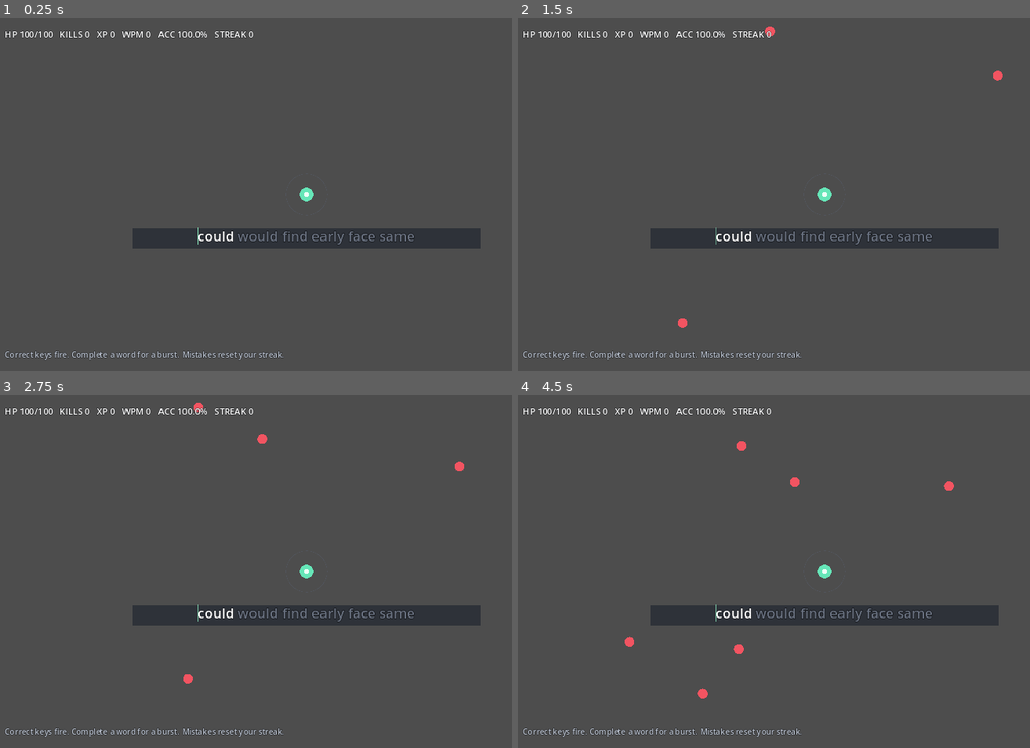
Above: before the commit, frames 1-4 (two rows, left to right).
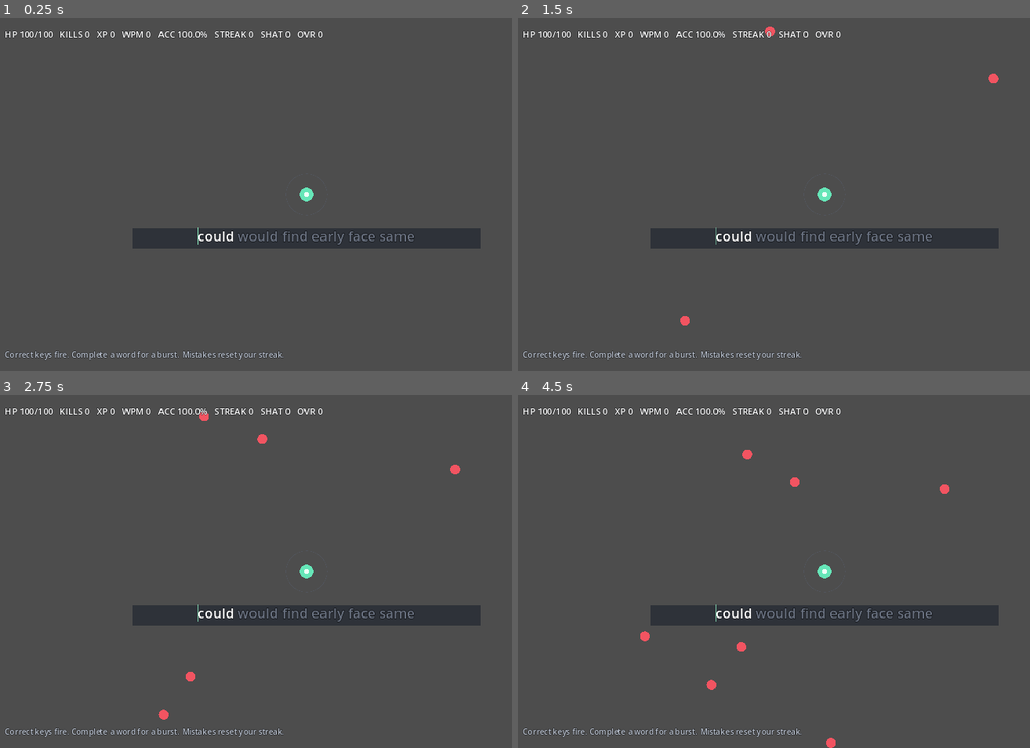
Above: after the commit, the same moments.

Repository: jlcuenca00/typing-roguelite
Game: Godot game, scene res://scenes/Main.tscn
The game is run twice, just before and just after one commit, with the same random seed, the same clock (stepped at 60 frames per second) and the same inputs.
Inputs:
- Up to frame 1 (0.25 s): no input
- Up to frame 2 (1.5 s): tap Enter at 0.5 s
- Up to frame 3 (2.75 s): no input
- Up to frame 4 (4.5 s): no input

The runs differ from the first frame. In frame 1, 0.1% of the frame differs, in the area x 50-63%, y 3-6%; in frame 2, 0.2%; in frame 3, 0.3%; in frame 4, 0.5%, in the area x 20-86%, y 3-100%.

Commit message:
balance: expose and stress-test elemental reactions

Diff:
--- a/game/scripts/main.gd
+++ b/game/scripts/main.gd
@@ -21,9 +21,14 @@
 var particles: Array[Dictionary] = []
 var damage_numbers: Array[Dictionary] = []
 var pending_reactions: Array[Dictionary] = []
+var reaction_waves: Array[Dictionary] = []
+var reaction_counts := {
+	"shatter": 0,
+	"overload": 0
+}
 
 var spawn_timer := 0.0
-var spawn_interval := 0.72
+var spawn_interval := 0.60
 var elapsed := 0.0
 var error_flash := 0.0
 var key_pulse := 0.0
@@ -78,11 +83,12 @@
 	if spawn_timer <= 0.0:
 		_spawn_enemy()
 		spawn_timer = spawn_interval
-		spawn_interval = maxf(0.28, 0.72 - elapsed * 0.003)
+		spawn_interval = maxf(0.22, 0.60 - elapsed * 0.003)
 
 	_update_enemies(delta)
 	_update_bullets(delta)
 	_process_pending_reactions()
+	_update_reaction_waves(delta)
 	_update_particles(delta)
 	_update_damage_numbers(delta)
 	_update_stats()
@@ -204,7 +210,9 @@
 	var angle := rng.randf_range(0.0, TAU)
 	var position := center + Vector2.RIGHT.rotated(angle) * SPAWN_RADIUS
 	var speed := rng.randf_range(34.0, 58.0) + minf(elapsed * 0.22, 28.0)
-	var hp_value := 24.0 + minf(elapsed * 0.12, 16.0)
+	# Higher health deliberately gives statuses time to stick and reactions time
+	# to happen. We are testing combo readability, not final balance yet.
+	var hp_value := 68.0 + minf(elapsed * 0.20, 30.0)
 
 	enemies.append({
 		"position": position,
@@ -432,8 +440,16 @@
 			Color.WHITE
 		)
 
-		_spawn_impact_particles(center, reaction_color, 16)
+		_spawn_impact_particles(center, reaction_color, 20)
 		_spawn_combat_text(center + Vector2(0.0, -22.0), String(reaction.get("name", "REACTION")), reaction_color)
+		_spawn_reaction_wave(center, radius, reaction_color)
+
+		var reaction_id := String(reaction.get("id", ""))
+		if reaction_counts.has(reaction_id):
+			reaction_counts[reaction_id] = int(reaction_counts[reaction_id]) + 1
+
+		shake_time = maxf(shake_time, 0.11)
+		shake_strength = maxf(shake_strength, 3.0)
 
 		for i in range(enemies.size() - 1, -1, -1):
 			var enemy_pos: Vector2 = enemies[i]["position"]
@@ -451,6 +467,27 @@
 				_kill_enemy(i, enemy_pos)
 			else:
 				enemies[i] = enemy
+
+
+func _spawn_reaction_wave(center: Vector2, radius: float, color: Color) -> void:
+	reaction_waves.append({
+		"center": center,
+		"radius": radius,
+		"life": 0.34,
+		"max_life": 0.34,
+		"color": color
+	})
+
+
+func _update_reaction_waves(delta: float) -> void:
+	for i in range(reaction_waves.size() - 1, -1, -1):
+		var wave := reaction_waves[i]
+		wave["life"] = float(wave["life"]) - delta
+
+		if float(wave["life"]) <= 0.0:
+			reaction_waves.remove_at(i)
+		else:
+			reaction_waves[i] = wave
 
 
 func _kill_enemy(index: int, position: Vector2) -> void:
@@ -625,14 +662,16 @@
 	if total_attempts > 0:
 		accuracy = (float(correct_keys) / float(total_attempts)) * 100.0
 
-	stats_label.text = "HP %d/%d   KILLS %d   XP %d   WPM %d   ACC %.1f%%   STREAK %d" % [
+	stats_label.text = "HP %d/%d   KILLS %d   XP %d   WPM %d   ACC %.1f%%   STREAK %d   SHAT %d   OVR %d" % [
 		int(hp),
 		int(MAX_HP),
 		kills,
 		xp,
 		wpm,
 		accuracy,
-		streak
+		streak,
+		int(reaction_counts["shatter"]),
+		int(reaction_counts["overload"])
 	]
 
 
@@ -661,12 +700,29 @@
 			enemy_color = enemy_color.lerp(Color.WHITE, 0.72)
 		draw_circle(pos, ENEMY_RADIUS, enemy_color)
 
+		# Multiple statuses can coexist. Separate rings keep both readable even
+		# when one status owns the enemy fill color.
+		var statuses: Dictionary = enemy.get("statuses", {})
+		if statuses.has("freeze"):
+			draw_arc(pos, ENEMY_RADIUS + 3.0, 0.0, TAU, 24, Color(0.40, 0.81, 1.0, 0.95), 2.0)
+		if statuses.has("shock"):
+			draw_arc(pos, ENEMY_RADIUS + 6.0, 0.0, TAU, 24, Color(1.0, 0.85, 0.30, 0.95), 2.0)
+
 	for bullet in bullets:
 		var pos: Vector2 = bullet["position"]
 		var direction := Vector2(bullet["velocity"]).normalized()
 		var bullet_color: Color = bullet.get("color", Color(1.0, 0.90, 0.50))
 		draw_line(pos - direction * 7.0, pos, bullet_color, 3.0)
 		draw_circle(pos, BULLET_RADIUS, bullet_color.lightened(0.18))
+
+	for wave in reaction_waves:
+		var max_life := float(wave["max_life"])
+		var life_ratio := clampf(float(wave["life"]) / max_life, 0.0, 1.0)
+		var progress := 1.0 - life_ratio
+		var wave_color: Color = wave["color"]
+		wave_color.a = life_ratio
+		var current_radius := lerpf(8.0, float(wave["radius"]), progress)
+		draw_arc(Vector2(wave["center"]), current_radius, 0.0, TAU, 48, wave_color, 3.0)
 
 	for particle in particles:
 		var life_ratio := clampf(float(particle["life"]) / float(particle["max_life"]), 0.0, 1.0)
@@ -693,10 +749,12 @@
 func _get_enemy_draw_color(enemy: Dictionary) -> Color:
 	var statuses: Dictionary = enemy.get("statuses", {})
 
+	# Shock owns yellow, Freeze owns blue. If both are present, Shock gets the
+	# fill while the Freeze ring remains visible around it.
+	if statuses.has("shock"):
+		return Color(1.0, 0.85, 0.30)
 	if statuses.has("freeze"):
-		return Color(0.48, 0.86, 1.0)
-	if statuses.has("shock"):
-		return Color(0.67, 0.56, 1.0)
+		return Color(0.40, 0.81, 1.0)
 	if statuses.has("burn"):
 		return Color(1.0, 0.45, 0.28)
 
